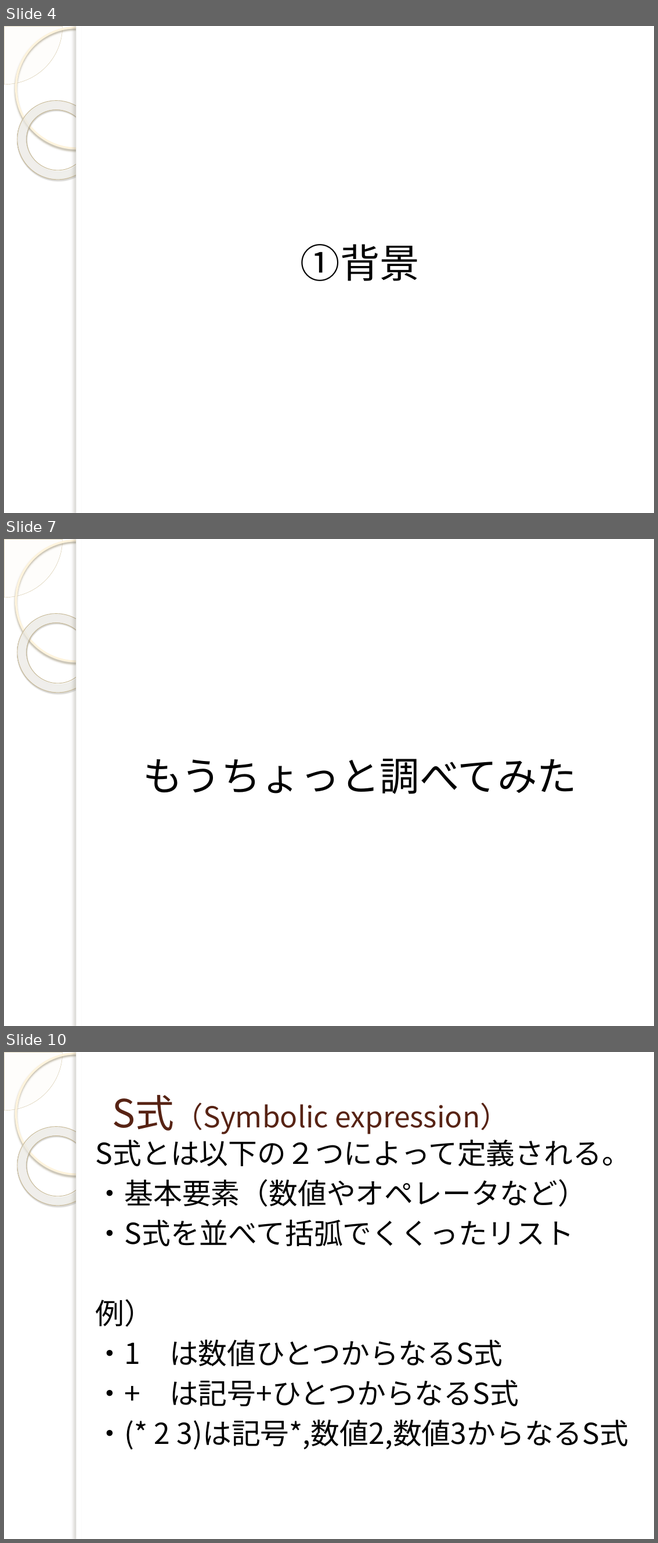
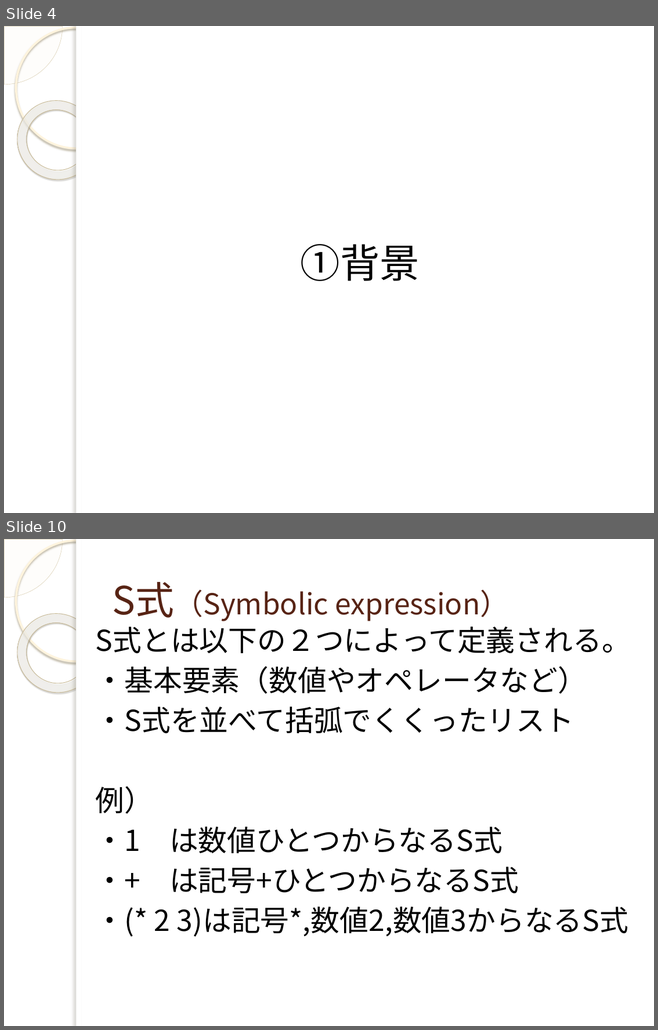
Before and after one commit to yuridonus/FEstudy, a slide deck: hateful_excel.pptx. Shown one above the other, each under a label of ours: slides 4, 7 and 10 before the commit, slides 4 and 10 after it; the slides between them are not shown. The pictures are 658x1543 and 658x1030 pixels, drawn with LibreOffice and Linux fonts; fonts in the diff are those of the drawing; background and template pictures are left out. Boxes give left, top, right and bottom in pixels: in the first picture for what was removed or moved away, otherwise in the second. Text is boxed around its words. In the diff, an @@ line names an element or a change of style, - is before the commit and + after.

```diff
--- a/hateful_excel.pptx
+++ b/hateful_excel.pptx
@@ slide 7 removed at (4, 539, 654, 1026), background picture (left out); not listed: 5 template elements that a slide beside it also shows @@
@@ text removed at (143, 759, 576, 794) @@
-もうちょっと調べてみた
```
Also in this commit, not shown: 3 slides changed, 4 slides added, 3 other slides removed, 1 other file.
